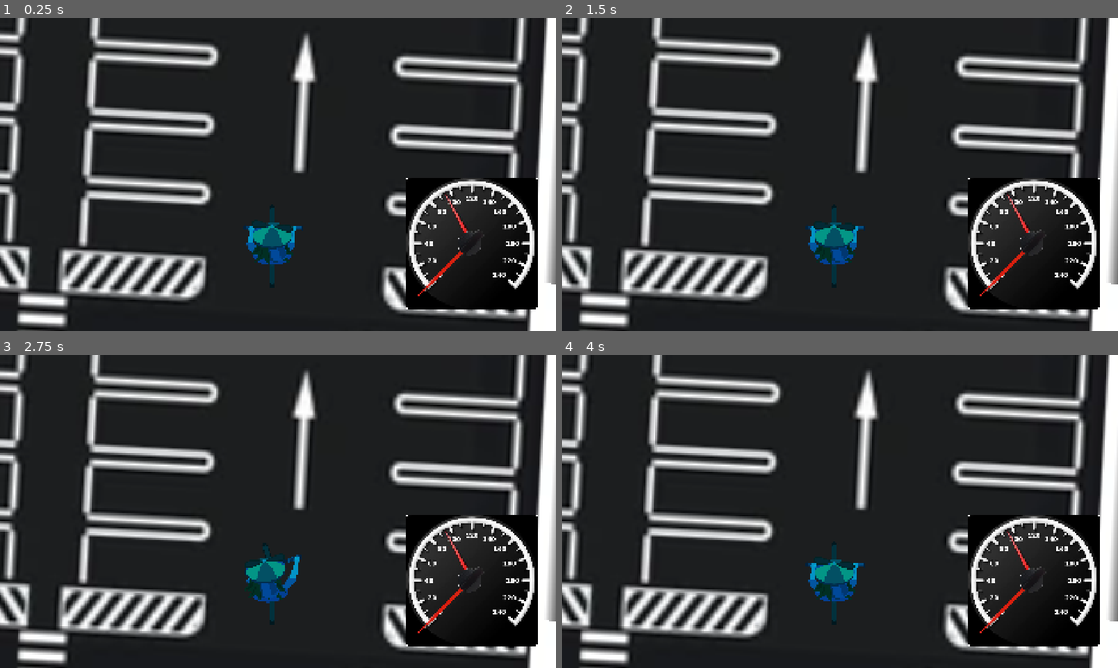
Above: before the commit, frames 1-4 (two rows, left to right).
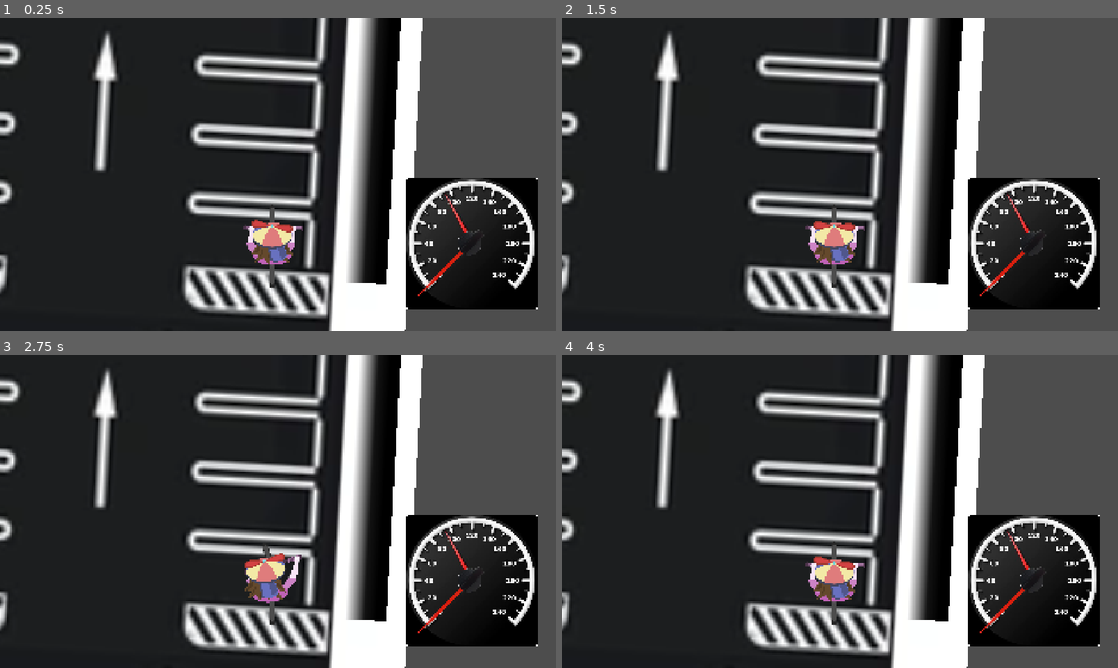
Above: after the commit, the same moments.

Repository: ioshY-k/ez-drivers-license
Game: Godot game, scene res://Levels/TestLevel.tscn
Same seed, same stepped clock (60 frames per second), same inputs: the game is played once before the commit and once after it.
Inputs (mouse positions are in pixels of both pictures, inside the frame that each line leads up to):
- Up to frame 1 (0.25 s): no input
- Up to frame 2 (1.5 s): move the mouse to (962, 158) at 0.52 s; tap Mouse wheel down (Accelerate) at 0.6 s; move the mouse to (728, 190) at 1.27 s; tap Mouse wheel up (Decelerate) at 1.35 s
- Up to frame 3 (2.75 s): move the mouse to (333, 442) at 2.02 s; hold Right mouse button (TurnLeft) from 2.03 s (still down)
- Up to frame 4 (4 s): move the mouse to (812, 574) at 2.77 s; release Right mouse button (TurnLeft) at 2.78 s; click (812, 574) at 2.85 s; tap Enter at 3.5 s; move the mouse to (1006, 558) at 3.52 s; tap Mouse wheel down (Accelerate) at 3.6 s

The runs differ from the first frame. In frame 1, 49% of the frame differs, in the area x 0-100%, y 0-100%; in frame 2, 49%; in frame 3, 49%; in frame 4, 49%.

Commit message:
Add Goal Object

Diff:
--- a/Globals/SignalBus.gd
+++ b/Globals/SignalBus.gd
@@ -1,4 +1,4 @@
 extends Node
 
-@warning_ignore("unused_signal")
 signal player_dies
+signal goal_entered(goal_object: Goal)
--- a/Levels/TestLevel.tscn
+++ b/Levels/TestLevel.tscn
@@ -5,9 +5,12 @@
 [ext_resource type="PackedScene" uid="uid://be246vh2glg7k" path="res://Player/player.tscn" id="2_iqcmb"]
 [ext_resource type="PackedScene" uid="uid://cnk2mdvilya2w" path="res://Objects/pylon.tscn" id="3_y1yrn"]
 [ext_resource type="PackedScene" uid="uid://5d2a6ldsammw" path="res://Objects/barrier.tscn" id="5_2yvdw"]
+[ext_resource type="PackedScene" uid="uid://bb4rp1s6w4u8f" path="res://Objects/goal.tscn" id="6_voj1p"]
+[ext_resource type="PackedScene" uid="uid://d4iomupoenli1" path="res://Objects/final_goal.tscn" id="7_kxr0u"]
 
-[node name="TestLevel" type="Node2D" unique_id=238132011]
+[node name="TestLevel" type="Node2D" unique_id=238132011 node_paths=PackedStringArray("goals")]
 script = ExtResource("1_jyvk6")
+goals = [NodePath("Goal"), NodePath("Goal2"), NodePath("FinalGoal")]
 
 [node name="ParkingLot" type="Sprite2D" parent="." unique_id=530808693]
 position = Vector2(4301, -369.99994)
@@ -16,7 +19,7 @@
 
 [node name="Player" parent="." unique_id=952234042 instance=ExtResource("2_iqcmb")]
 z_index = 0
-position = Vector2(673, 503)
+position = Vector2(718, 1418.0001)
 rotation = -4.7682395
 
 [node name="Pylon2" parent="." unique_id=1570670863 instance=ExtResource("3_y1yrn")]
@@ -33,13 +36,22 @@
 rotation = -1.5707964
 
 [node name="Barrier2" parent="." unique_id=1055646237 instance=ExtResource("5_2yvdw")]
-position = Vector2(2388, 1850)
+position = Vector2(2311, 1850)
 rotation = -1.5707964
 
 [node name="Barrier3" parent="." unique_id=332296758 instance=ExtResource("5_2yvdw")]
-position = Vector2(3703, 1847)
+position = Vector2(3557, 1850)
 rotation = -1.5707964
 
 [node name="Barrier4" parent="." unique_id=1878571704 instance=ExtResource("5_2yvdw")]
-position = Vector2(4982, 1850)
+position = Vector2(4797, 1850)
 rotation = -1.5707964
+
+[node name="Goal" parent="." unique_id=1373093036 instance=ExtResource("6_voj1p")]
+position = Vector2(3229, 1279)
+
+[node name="Goal2" parent="." unique_id=1920335274 instance=ExtResource("6_voj1p")]
+position = Vector2(4374, 1288)
+
+[node name="FinalGoal" parent="." unique_id=561790101 instance=ExtResource("7_kxr0u")]
+position = Vector2(5688, 1310)
--- a/Levels/test_level.gd
+++ b/Levels/test_level.gd
@@ -1,11 +1,23 @@
 extends Node2D
 
+@export var goals: Array[Goal] = []
 
 func _ready() -> void:
 	SignalBus.player_dies.connect(_on_player_died)
+	SignalBus.goal_entered.connect(_on_goal_entered)
+	if not goals.is_empty():
+		goals[0].activate()
+
 
 func _on_player_died():
 	call_deferred("reload_scene")
 
 func reload_scene():
 	get_tree().reload_current_scene()
+
+func _on_goal_entered(goal: Goal):
+	print(goal.name + " entered")
+	goal.queue_free()
+	goals.pop_front()
+	if not goals.is_empty():
+		goals[0].activate()
--- /dev/null
+++ b/Objects/final_goal.tscn
@@ -0,0 +1,22 @@
+[gd_scene format=3 uid="uid://d4iomupoenli1"]
+
+[ext_resource type="PackedScene" uid="uid://bb4rp1s6w4u8f" path="res://Objects/goal.tscn" id="1_0v25u"]
+[ext_resource type="Texture2D" uid="uid://bk0nhgabxdd3m" path="res://Resources/Star.svg" id="2_r55q3"]
+
+[node name="FinalGoal" unique_id=1373093036 instance=ExtResource("1_0v25u")]
+
+[node name="CPUParticles2D" type="CPUParticles2D" parent="Sprite2D" parent_id_path=PackedInt32Array(294341241) index="0" unique_id=1601007547]
+position = Vector2(0, 0.05871582)
+scale = Vector2(0.39476633, 1.7191926)
+amount = 52
+texture = ExtResource("2_r55q3")
+emission_shape = 3
+emission_rect_extents = Vector2(80.58, 18.26)
+gravity = Vector2(0, 0)
+radial_accel_min = 79.78
+radial_accel_max = 79.78
+angle_min = -319.7
+angle_max = 59.8
+scale_amount_min = 0.01
+scale_amount_max = 0.05
+color = Color(0.6957926, 0.49344128, 5.7756904e-07, 1)
--- /dev/null
+++ b/Objects/goal.tscn
@@ -0,0 +1,35 @@
+[gd_scene format=3 uid="uid://bb4rp1s6w4u8f"]
+
+[ext_resource type="Script" uid="uid://c1wy2k6c06c1k" path="res://goal.gd" id="1_bhrk7"]
+
+[sub_resource type="Gradient" id="Gradient_kyyj3"]
+offsets = PackedFloat32Array(0.6009804)
+colors = PackedColorArray(0.47787845, 0.6497108, 0.21876487, 1)
+
+[sub_resource type="GradientTexture2D" id="GradientTexture2D_edw11"]
+gradient = SubResource("Gradient_kyyj3")
+
+[sub_resource type="RectangleShape2D" id="RectangleShape2D_edw11"]
+size = Vector2(160, 47)
+
+[node name="Goal" type="Node2D" unique_id=1373093036]
+script = ExtResource("1_bhrk7")
+
+[node name="Sprite2D" type="Sprite2D" parent="." unique_id=294341241]
+position = Vector2(321, 136.75)
+scale = Vector2(10.03125, 4.2578125)
+texture = SubResource("GradientTexture2D_edw11")
+
+[node name="Area2D" type="Area2D" parent="Sprite2D" unique_id=1478666127]
+position = Vector2(-27.999998, -18.382978)
+scale = Vector2(0.39999998, 1.3617021)
+collision_layer = 4
+collision_mask = 8
+
+[node name="CollisionShape2D" type="CollisionShape2D" parent="Sprite2D/Area2D" unique_id=742051299]
+position = Vector2(69.99999, 13.5)
+scale = Vector2(0.99999994, 0.99999994)
+shape = SubResource("RectangleShape2D_edw11")
+
+[connection signal="area_entered" from="Sprite2D/Area2D" to="." method="_on_area_2d_area_entered"]
+[connection signal="area_exited" from="Sprite2D/Area2D" to="." method="_on_area_2d_area_exited"]
--- a/Player/player.gd
+++ b/Player/player.gd
@@ -4,6 +4,7 @@
 @onready var player_sprite: PlayerSprite = $PlayerSprite
 @onready var crashed_timer: Timer = $CrashedTimer
 @onready var speedometer: Speedometer = $CanvasLayer/Speedometer
+@onready var speed_particles: CPUParticles2D = $SpeedParticles
 
 
 var speed = 0
@@ -21,7 +22,7 @@
 	animate_player()
 	animate_speedometer()
 
-	print(velocity, speed)
+	#print(velocity, speed)
 
 
 func turn_player(delta):
@@ -58,20 +59,21 @@
 
 	if speed > GameConsts.PLAYER_SPEED_THRESHOLD_FAST:
 		speed = max(speed - GameConsts.PLAYER_FRICTION_VALUE  * delta, 0)
-		player_sprite.modulate = Color(0.931, 0.397, 0.462, 1.0)
-		print("speedy ")
+		speed_particles.emitting = true
+		#print("speedy ")
 	elif speed > GameConsts.PLAYER_SPEED_THRESHOLD_SLOW:
 		is_first_acceleration = false
 		speed = max(speed - GameConsts.PLAYER_FRICTION_VALUE * 2  * delta, 0)
-		player_sprite.modulate = Color(1, 1, 1)
-		print("normal ")
+		speed_particles.emitting = false
+		#print("normal ")
 	elif speed >= 0:
 		speed = max(speed - GameConsts.PLAYER_FRICTION_VALUE * 3  * delta, 0)
-		player_sprite.modulate = Color(0.015, 0.645, 0.806, 1.0)
-		print("slowy ")
-	else:
+		speed_particles.emitting = false
+		#print("slowy ")
+	else: #reverse
 		speed = min(speed + GameConsts.PLAYER_FRICTION_VALUE * 5  * delta, 0)
-		print("reverse ")
+		speed_particles.emitting = false
+		#print("reverse ")
 
 	#Max Speed
 	speed = min(speed, GameConsts.PLAYER_MAX_VELOCITY)
--- a/Player/player.tscn
+++ b/Player/player.tscn
@@ -3,9 +3,20 @@
 [ext_resource type="Script" uid="uid://dgaik5htmueqn" path="res://Player/player.gd" id="1_4ntmi"]
 [ext_resource type="PackedScene" uid="uid://cy2cb7shxky4j" path="res://Player/player_sprite.tscn" id="2_4ntmi"]
 [ext_resource type="PackedScene" uid="uid://b5dq2qpj4orwi" path="res://UI/speedometer.tscn" id="3_btcbx"]
+[ext_resource type="Texture2D" uid="uid://c277tpnvhyean" path="res://Resources/Speed Particle.png" id="4_gwnis"]
 
-[sub_resource type="RectangleShape2D" id="RectangleShape2D_edw11"]
-size = Vector2(121, 120)
+[sub_resource type="CapsuleShape2D" id="CapsuleShape2D_gwnis"]
+radius = 39.5
+height = 350.0
+
+[sub_resource type="Curve" id="Curve_btcbx"]
+_data = [Vector2(0, 0), 0.0, 0.0, 0, 0, Vector2(0.229572, 0.5931559), 0.0, 0.0, 0, 0, Vector2(0.5233463, 0.88973385), 0.0, 0.0, 0, 0, Vector2(1, 0), 0.0, 0.0, 0, 0]
+point_count = 4
+
+[sub_resource type="Gradient" id="Gradient_gwnis"]
+colors = PackedColorArray(0.44136548, 0.4413655, 0.4413655, 1, 1, 1, 1, 1)
+
+[sub_resource type="CircleShape2D" id="CircleShape2D_podkt"]
 
 [node name="Player" type="CharacterBody2D" unique_id=226948684]
 z_index = 2
@@ -19,10 +30,11 @@
 zoom = Vector2(0.75, 0.75)
 
 [node name="CrashedTimer" type="Timer" parent="." unique_id=1795844274]
+one_shot = true
 
 [node name="Hitbox" type="CollisionShape2D" parent="." unique_id=926309153]
-position = Vector2(-0.5, -1)
-shape = SubResource("RectangleShape2D_edw11")
+position = Vector2(-0.5, 4)
+shape = SubResource("CapsuleShape2D_gwnis")
 
 [node name="PlayerSprite" parent="." unique_id=1891064485 instance=ExtResource("2_4ntmi")]
 
@@ -32,4 +44,40 @@
 position = Vector2(1630.0001, 778.00006)
 scale = Vector2(1.015, 1.015)
 
+[node name="SpeedParticles" type="CPUParticles2D" parent="." unique_id=1691356526]
+position = Vector2(0, 26)
+amount = 20
+texture = ExtResource("4_gwnis")
+lifetime = 2.5
+speed_scale = 4.58
+randomness = 0.15
+emission_shape = 3
+emission_rect_extents = Vector2(120, 0)
+particle_flag_align_y = true
+direction = Vector2(0, 1)
+spread = 2.76
+gravity = Vector2(0, 0)
+initial_velocity_min = 102.89
+initial_velocity_max = 229.24
+scale_amount_min = 0.4
+scale_amount_max = 0.7
+scale_amount_curve = SubResource("Curve_btcbx")
+color_initial_ramp = SubResource("Gradient_gwnis")
+
+[node name="GoalCheckFront" type="Area2D" parent="." unique_id=1284778011]
+collision_layer = 8
+collision_mask = 4
+
+[node name="CollisionShape2D" type="CollisionShape2D" parent="GoalCheckFront" unique_id=2055844592]
+position = Vector2(0, -169)
+shape = SubResource("CircleShape2D_podkt")
+
+[node name="GoalCheckBack" type="Area2D" parent="." unique_id=780558770]
+collision_layer = 8
+collision_mask = 4
+
+[node name="CollisionShape2D" type="CollisionShape2D" parent="GoalCheckBack" unique_id=1541944303]
+position = Vector2(0, 183)
+shape = SubResource("CircleShape2D_podkt")
+
 [connection signal="timeout" from="CrashedTimer" to="." method="_on_crashed_timer_timeout"]
--- /dev/null
+++ b/Resources/Star.svg
@@ -0,0 +1,41 @@
+<?xml version="1.0" encoding="UTF-8" standalone="no"?>
+<!-- Created with Inkscape (http://www.inkscape.org/) -->
+
+<svg
+   width="74.133034mm"
+   height="84.027283mm"
+   viewBox="0 0 74.133034 84.027283"
+   version="1.1"
+   id="svg1"
+   xmlns="http://www.w3.org/2000/svg"
+   xmlns:svg="http://www.w3.org/2000/svg">
+  <defs
+     id="defs1" />
+  <g
+     id="layer1"
+     transform="translate(-11.565238,-29.886587)">
+    <ellipse
+       style="fill:#ffffff;stroke:#000000;stroke-width:0;stroke-linecap:round;stroke-linejoin:round;stroke-dasharray:none;paint-order:stroke markers fill"
+       id="path4"
+       cx="48.220852"
+       cy="71.900223"
+       rx="8.9085007"
+       ry="42.013638" />
+    <ellipse
+       style="fill:#ffffff;stroke:#000000;stroke-width:0;stroke-linecap:round;stroke-linejoin:round;stroke-dasharray:none;paint-order:stroke markers fill"
+       id="path4-8"
+       cx="-40.822533"
+       cy="77.936951"
+       rx="8.9085007"
+       ry="42.013638"
+       transform="rotate(-61.201165)" />
+    <ellipse
+       style="fill:#ffffff;stroke:#000000;stroke-width:0;stroke-linecap:round;stroke-linejoin:round;stroke-dasharray:none;paint-order:stroke markers fill"
+       id="path4-8-1"
+       cx="-89.065063"
+       cy="-3.4590399"
+       rx="8.9085007"
+       ry="42.013638"
+       transform="matrix(-0.52043964,-0.85389846,-0.85389846,0.52043964,0,0)" />
+  </g>
+</svg>
--- /dev/null
+++ b/goal.gd
@@ -0,0 +1,22 @@
+class_name Goal extends Node2D
+
+var collision_count = 0
+
+func _ready() -> void:
+	process_mode = Node.PROCESS_MODE_DISABLED
+	visible = false
+
+func activate():
+	visible = true
+	process_mode = Node.PROCESS_MODE_ALWAYS
+
+func _on_area_2d_area_entered(area: Area2D) -> void:
+	collision_count += 1
+	print("wheel entered")
+	if collision_count == 2:
+		SignalBus.goal_entered.emit(self)
+
+
+func _on_area_2d_area_exited(area: Area2D) -> void:
+	print("wheel exited")
+	collision_count -= 1
--- a/project.godot
+++ b/project.godot
@@ -64,6 +64,8 @@
 
 2d_physics/layer_1="Player"
 2d_physics/layer_2="DeathObjects"
+2d_physics/layer_3="GoalObjects"
+2d_physics/layer_4="GoalChecks"
 
 [physics]
 
Binary file added: Resources/Speed Particle.png
Not shown, added: goal.gd.uid
